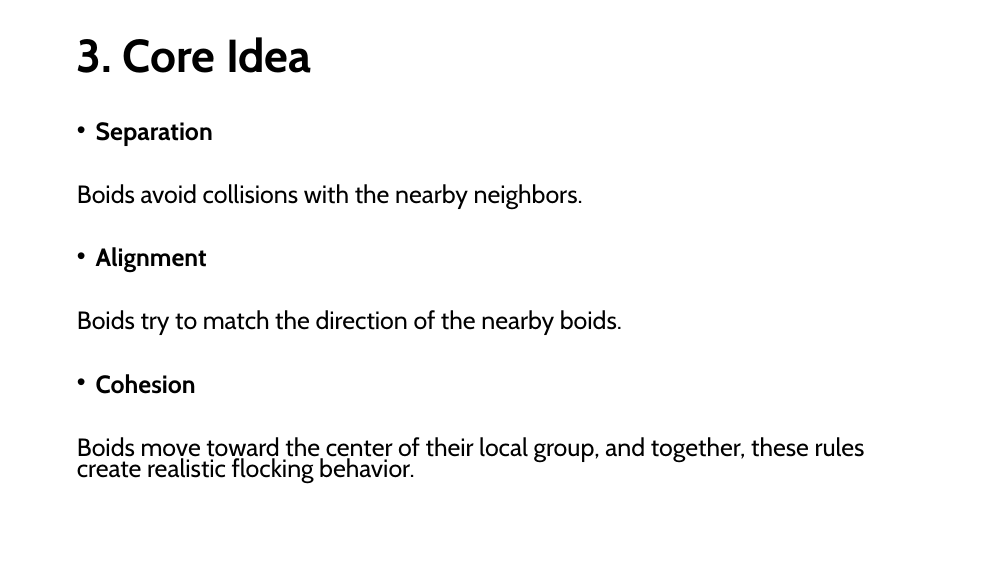
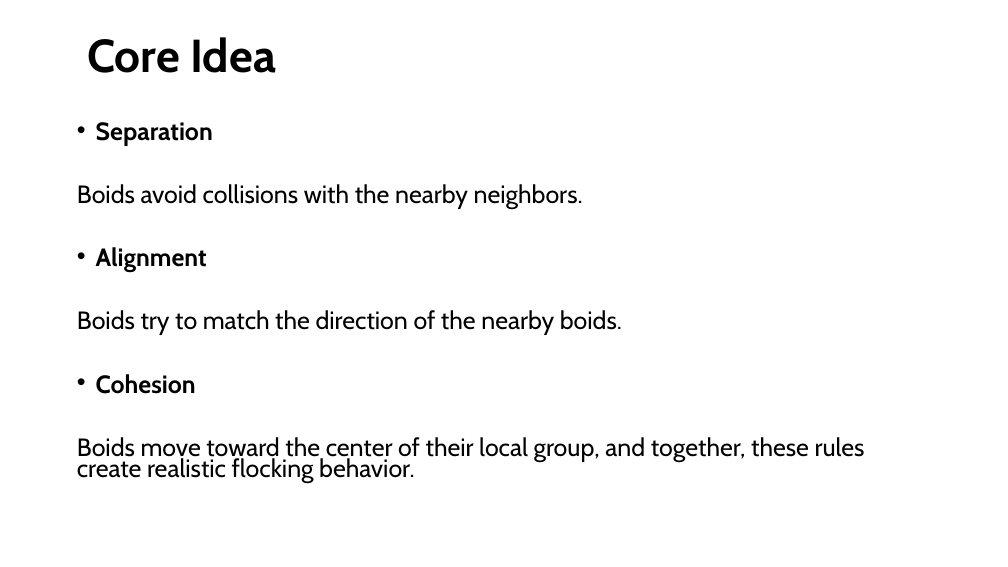
Before and after one commit to richardsalnikov-lang/Flcoking, a slide deck: slide 6 of FlockingRichard.pptm (slide 4 before the commit). Drawn at 1008x567 pixels with LibreOffice and Linux fonts; fonts in the diff are those of the drawing. Boxes give left, top, right and bottom in pixels: in the first picture for what was removed or moved away, otherwise in the second. Text is boxed around its words. In the diff, an @@ line names an element or a change of style, - is before the commit and + after.

```diff
--- a/FlockingRichard.pptm
+++ b/FlockingRichard.pptm
@@ title at (87, 37, 276, 73): text changed @@
-3. Core Idea
+Core Idea
```
Also in this commit, not shown: 6 other slides changed, 12 slides added.
